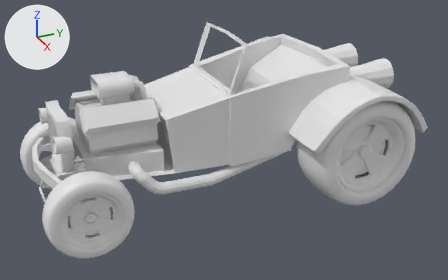
An edit to the Blender file Blender/kart 1/kart.blend, drawn before and after from the same camera.
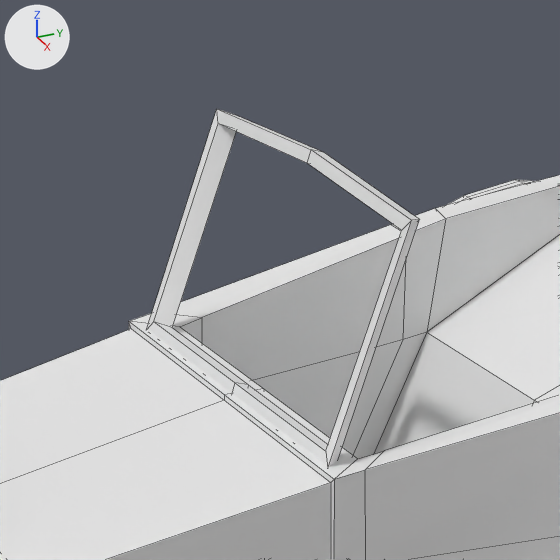
The first picture shows the older version from a camera (50 mm lens) standing at (8.19, -4.77, 4.14) and looking at (0.22, -1.19, 0.15). The close-ups show both versions on the part from 36% to 62% of the width and 0% to 41% of the height of that picture; other places that the commit changed are outside them. Arrows for +X, +Y and +Z are at upper left; the lights stay in place. The close-ups show mesh edges as thin lines.
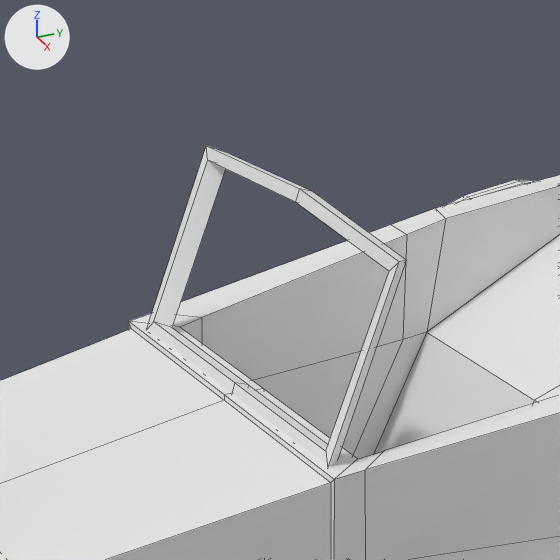
The edits, one by one:
me_plane has 164 vertices, 160 faces and spans x -1.0..1.0, y -3.73..0.6, z 0.0..1.81.
me_plane is used by ob_plane; location (0.0, 0.0, 0.0).
me_plane part 1: all 12 vertices in x -0.71..0.71, y -1.08..-1.01, z 1.72..1.81 are moved by (0.0, -0.04, -0.12).

Changed parts and their boxes (x1, y1, x2, y2) in the close-ups (560 x 560 px; the box of a moved part takes in the faces that stretch with it):
'Plane', reshaped
    before: (0, 109, 560, 560)
    after: (0, 146, 560, 560)
'Plane.004', reshaped
    both: (447, 180, 535, 205)
part 1 of me_plane, moved or reshaped
    before: (147, 109, 420, 467)
    after: (147, 146, 407, 467)
